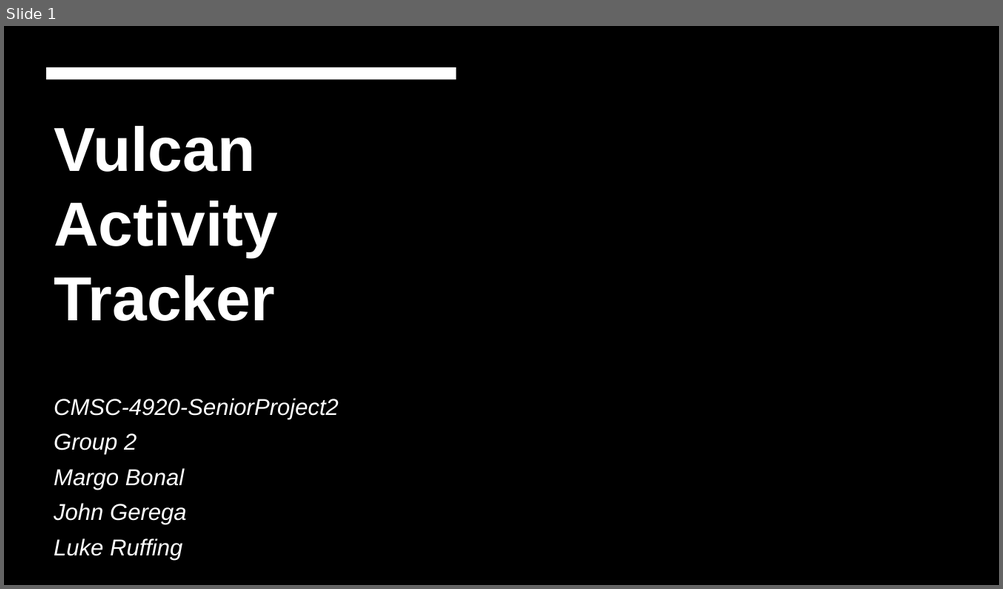
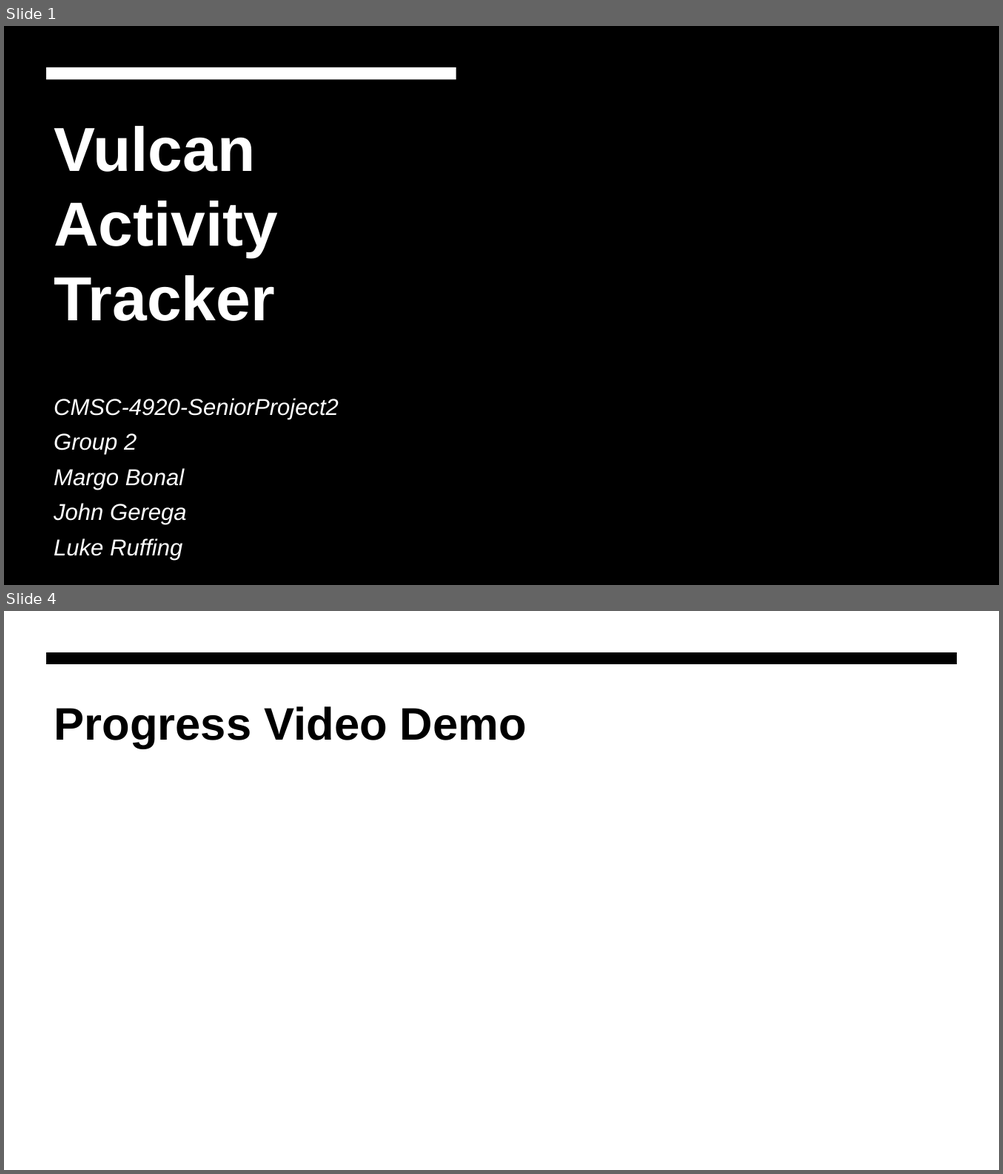
Before and after one commit to jjdeuce06/VulcanActivityTracker, a slide deck: Documentation/Weekly Report/week4/CMSC-4920-Group2-Week4.pptx. Shown one above the other, each under a label of ours: slide 1 before the commit, slides 1 and 4 after it; the slides between them are not shown. The pictures are 1003x589 and 1003x1174 pixels, drawn with LibreOffice and Linux fonts; fonts in the diff are those of the drawing; background and template pictures are left out. Boxes give left, top, right and bottom in pixels: in the first picture for what was removed or moved away, otherwise in the second. Text is boxed around its words. In the diff, an @@ line names an element or a change of style, - is before the commit and + after.

```diff
--- a/Documentation/Weekly Report/week4/CMSC-4920-Group2-Week4.pptx
+++ b/Documentation/Weekly Report/week4/CMSC-4920-Group2-Week4.pptx
@@ slide 4 added at [4,611,999,1170], background #FFFFFF @@
@@ freeform shape added at [46,652,957,665], fill #000000 @@
@@ title added at [54,706,526,749], 44 pt, text #000000, bold @@
+Progress Video Demo
```
Also in this commit, not shown: 3 slides changed, 1 other file.
